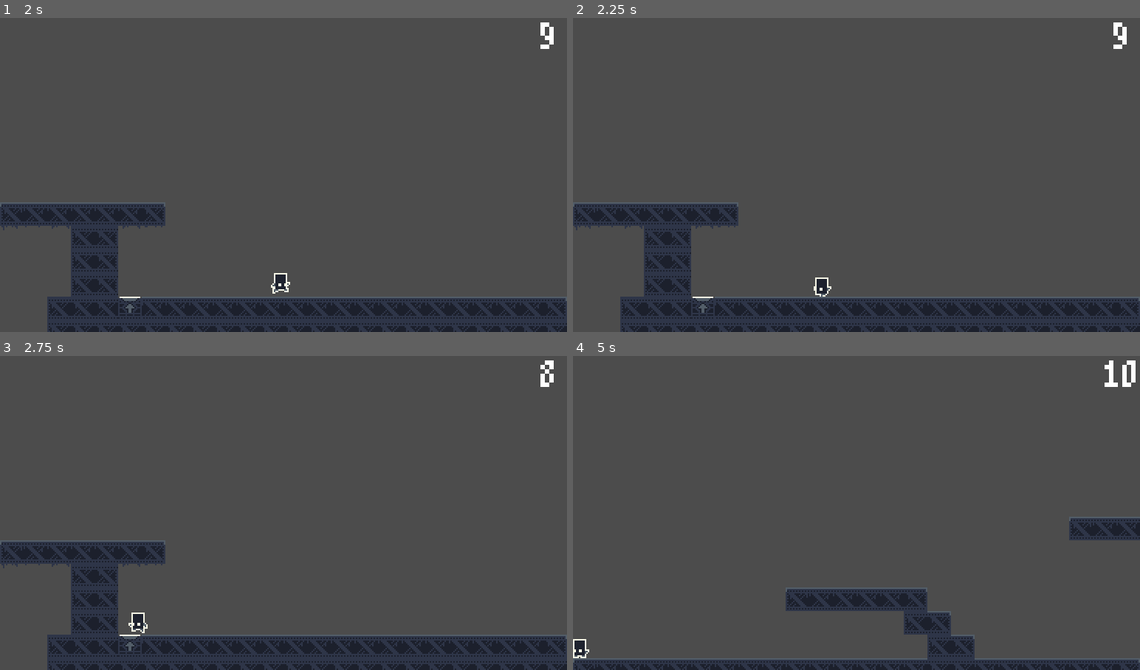
Above: before the commit, frames 1-4 (two rows, left to right).
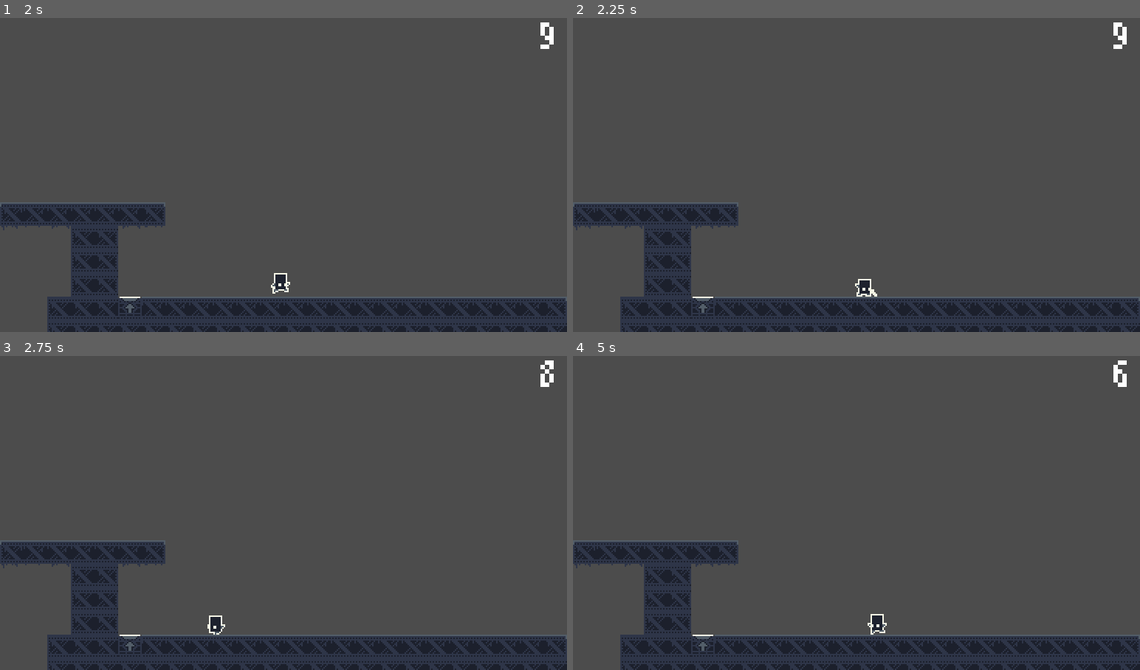
Above: after the commit, the same moments.

Repository: CodePidgy/Time-Step
Game: Godot game, scene res://src/Main/Game.tscn
Two runs of this game, one before a commit and one after it. Both use one fixed random seed, a clock stepped at 60 frames per second and the inputs below.
Inputs (mouse positions are in pixels of both pictures, inside the frame that each line leads up to):
- Up to frame 1 (2 s): tap Enter at 0.5 s; move the mouse to (408, 156) at 0.52 s; press the mouse at (408, 156) at 0.53 s; hold D (move_right) from 0.53 s (still down); tap Space (jump) at 0.77, 1.52 s; move the mouse to (170, 187) at 1.27 s; release the mouse at (170, 187) at 1.28 s; right-click (170, 187) at 1.35 s; click (170, 187) at 1.55 s
- Up to frame 2 (2.25 s): move the mouse to (913, 102) at 2.02 s; release D (move_right) at 2.03 s; press the mouse at (913, 102) at 2.03 s; hold A (move_left) from 2.03 s (still down)
- Up to frame 3 (2.75 s): keep holding A (move_left)
- Up to frame 4 (5 s): move the mouse to (828, 575) at 2.77 s; release A (move_left) at 2.78 s; release the mouse at (828, 575) at 2.78 s; hold D (move_right) 2.78-4.28 s; click (828, 575) at 2.85 s; tap Space (jump) at 3.02, 3.77, 4.52 s; move the mouse to (1026, 560) at 3.52 s; press the mouse at (1026, 560) at 3.53 s; right-click (1026, 560) at 3.6 s; move the mouse to (686, 462) at 4.27 s; release the mouse at (686, 462) at 4.28 s; hold A (move_left) from 4.28 s (still down); click (686, 462) at 4.35 s

Frame 1 is identical in both runs. In frame 2, 0.3% of the frame differs, in the area x 42-54%, y 82-89%; in frame 3, 0.3%; in frame 4, 15%, in the area x 0-100%, y 1-100%.

Commit message:
Add Player Light Attack

Diff:
--- a/src/Actor/Player/Player.gd
+++ b/src/Actor/Player/Player.gd
@@ -11,6 +11,7 @@
 export var JUMP_VELOCITY = 350
 export var LAUNCH_SPEED = 700
 
+var attacking = false
 var velocity = Vector2.ZERO
 
 
@@ -22,6 +23,10 @@
 	velocity.y += GRAVITY * delta
 
 
+func apply_movement():
+	velocity = move_and_slide(velocity, Vector2.UP)
+
+
 func handle_move_input():
 	var direction = Input.get_action_strength("move_right") - Input.get_action_strength("move_left")
 	velocity.x = direction * SPEED
@@ -29,10 +34,14 @@
 		SPRITE.scale.x = direction
 
 
-func apply_movement():
-	velocity = move_and_slide(velocity, Vector2.UP)
-
-
 func handle_launch():
 	velocity = Vector2(0, -LAUNCH_SPEED)
 	COLLISION.set_deferred("disabled", true)
+
+
+func handle_attack():
+	if ANIMATION_PLAYER.get_current_animation() == "":
+		attacking = false
+	else:
+		attacking = true
+		velocity = Vector2.ZERO
--- a/src/Actor/Player/Player.tscn
+++ b/src/Actor/Player/Player.tscn
@@ -149,7 +149,7 @@
 [node name="Sprite" type="Sprite" parent="."]
 texture = ExtResource( 1 )
 hframes = 24
-frame = 8
+frame = 16
 
 [node name="CollisionShape2D" type="CollisionShape2D" parent="."]
 position = Vector2( 0, 2 )
--- a/src/Actor/Player/PlayerSM.gd
+++ b/src/Actor/Player/PlayerSM.gd
@@ -10,15 +10,27 @@
 		if event.is_action_pressed("jump"):
 			set_state(States.JUMP)
 			parent.velocity.y = -parent.JUMP_VELOCITY
+		elif event.is_action_pressed("atk_light"):
+			set_state(States.ATK_LIGHT)
 
 
 func _state_logic(delta):
+	# Not in WAIT
 	if state != States.WAIT:
+		# Not in LAUNCH
 		if state != States.LAUNCH:
-			parent.apply_gravity(delta)
-			parent.handle_move_input()
+			# Not in ATK_LIGHT
+			if state != States.ATK_LIGHT:
+				parent.apply_gravity(delta)
+				parent.handle_move_input()
+			# In ATK_LIGHT
+			elif state == States.ATK_LIGHT:
+				parent.apply_gravity(delta)
+				parent.handle_attack()
+		# In LAUNCH
 		elif state == States.LAUNCH:
 			parent.handle_launch()
+		# Always apply movement
 		parent.apply_movement()
 
 
@@ -55,7 +67,9 @@
 				return States.IDLE
 		# In ATK_LIGHT
 		States.ATK_LIGHT:
-			pass
+			# Animation ended
+			if not parent.attacking:
+				return States.IDLE
 		# In ATK_HEAVY
 		States.ATK_HEAVY:
 			pass
